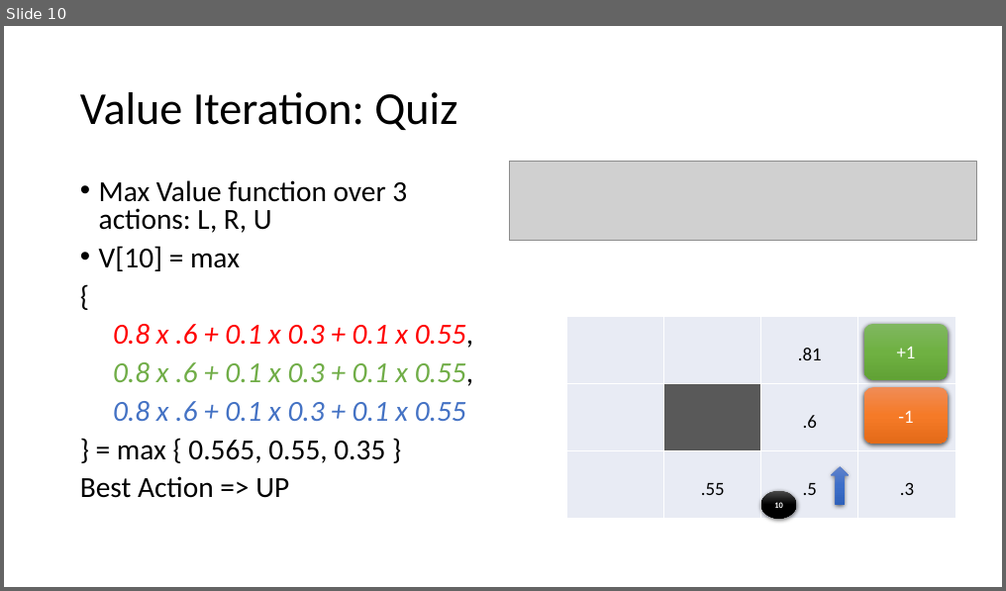
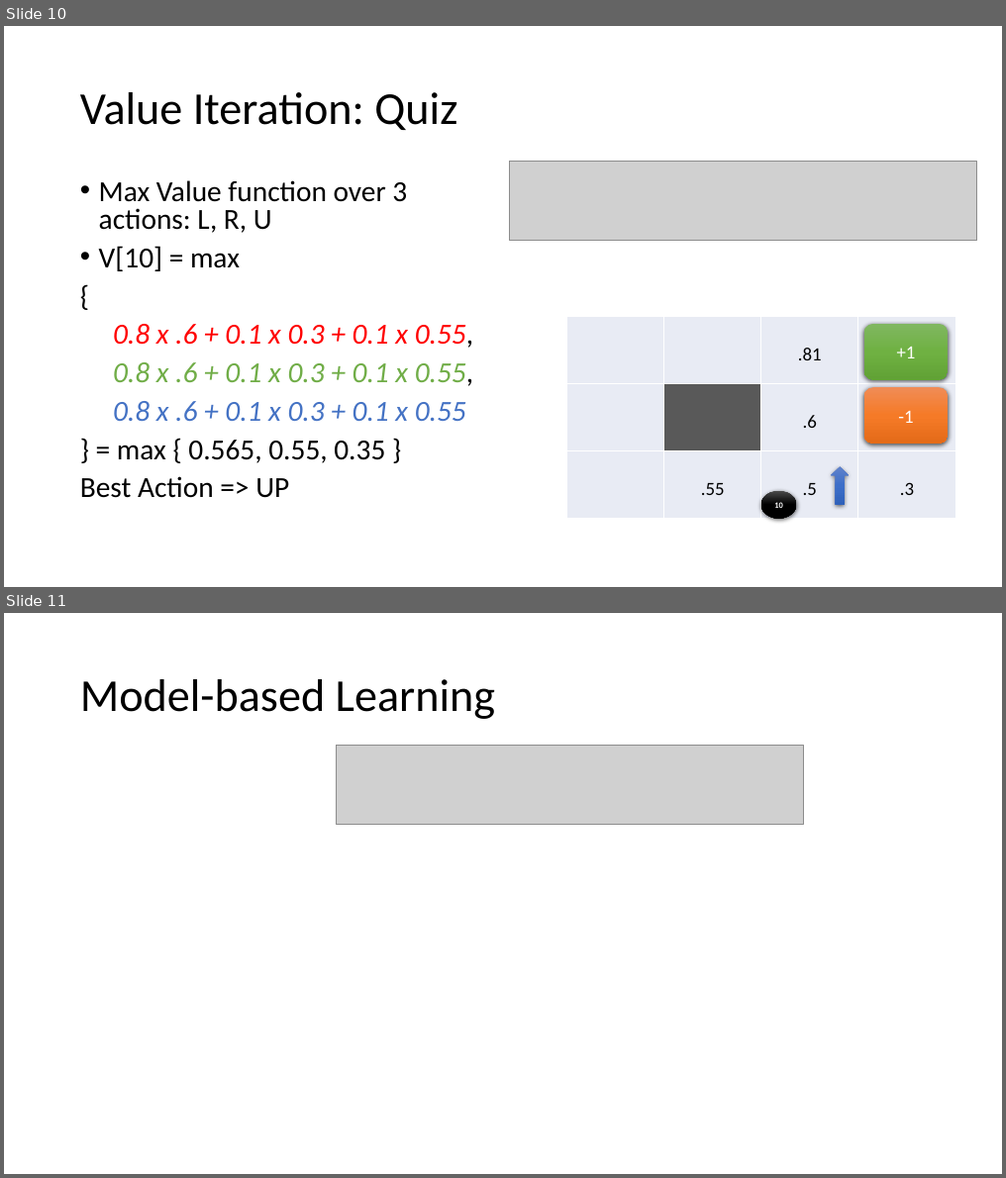
Before and after one commit to ameet123/rl_demo, a slide deck: RL.pptx. Shown one above the other, each under a label of ours: slide 10 before the commit, slides 10 and 11 after it. The pictures are 1006x591 and 1006x1178 pixels, drawn with LibreOffice and Linux fonts; fonts in the diff are those of the drawing; grey boxes stand for pictures. Boxes give left, top, right and bottom in pixels: in the first picture for what was removed or moved away, otherwise in the second. Text is boxed around its words. In the diff, an @@ line names an element or a change of style, - is before the commit and + after.

```diff
--- a/RL.pptx
+++ b/RL.pptx
@@ slide 11 added at [4, 613, 1002, 1174], background #FFFFFF @@
@@ title added at [80, 679, 495, 719], 44 pt, text #000000 @@
+Model-based Learning
@@ picture added at [337, 746, 804, 824] @@
```
Also in this commit, not shown: 1 slide changed, 1 other slide added.
